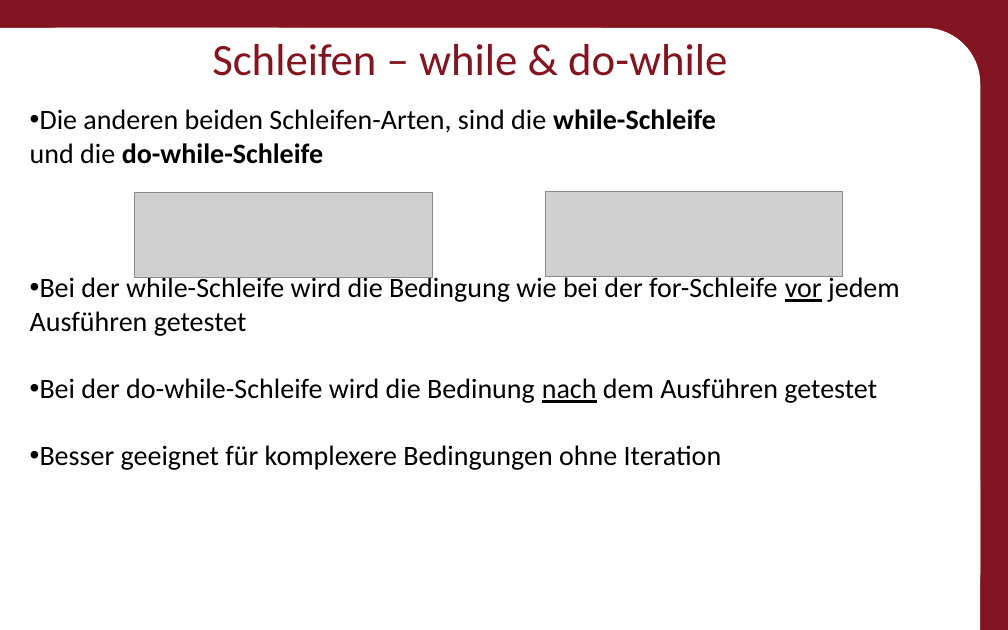
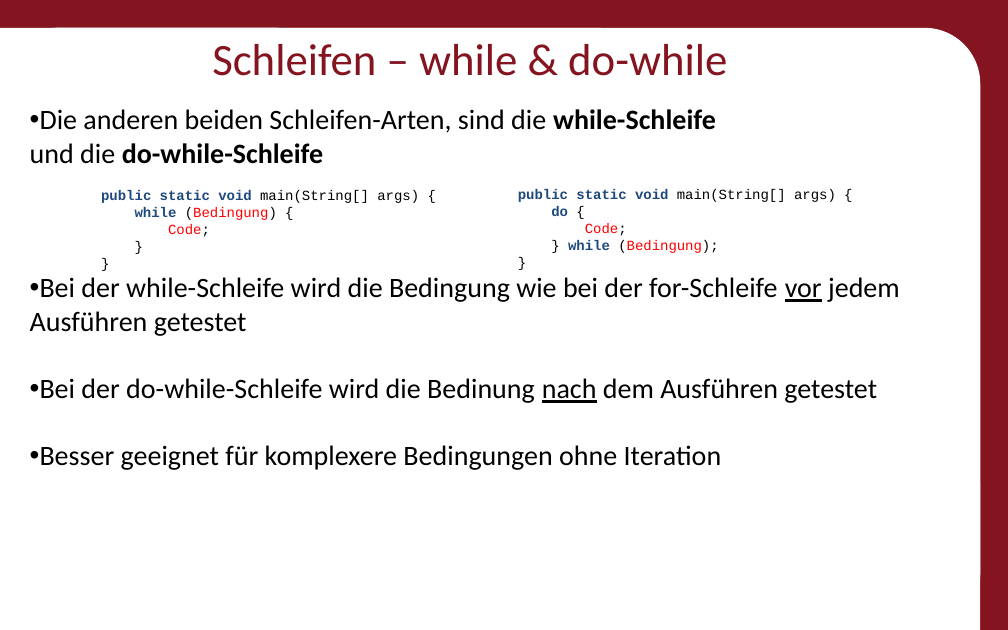
Before and after one commit to Roboscope/java-with-nao, a slide deck: slide 28 of Präsentationen/Anfänger - Java mit NAO.pptx. Drawn at 1008x630 pixels with LibreOffice and Linux fonts; fonts in the diff are those of the drawing; grey boxes stand for pictures; background and template pictures are left out. Boxes give left, top, right and bottom in pixels: in the first picture for what was removed or moved away, otherwise in the second. Text is boxed around its words. In the diff, an @@ line names an element or a change of style, - is before the commit and + after.

```diff
--- a/Präsentationen/Anfänger - Java mit NAO.pptx
+++ b/Präsentationen/Anfänger - Java mit NAO.pptx
@@ text added at (101,190,419,237), 10 pt, text #000000 @@
+public static void main(String[] args) {
+while (Bedingung) {
+Code;
+}
+}
@@ picture removed at (135,193,432,277) @@
@@ text added at (518,189,836,253), 10 pt, text #000000 @@
+public static void main(String[] args) {
+do {
+Code;
+} while (Bedingung);
+}
@@ picture removed at (545,192,843,276) @@
```
Also in this commit, not shown: 13 other slides changed, 20 other files.
